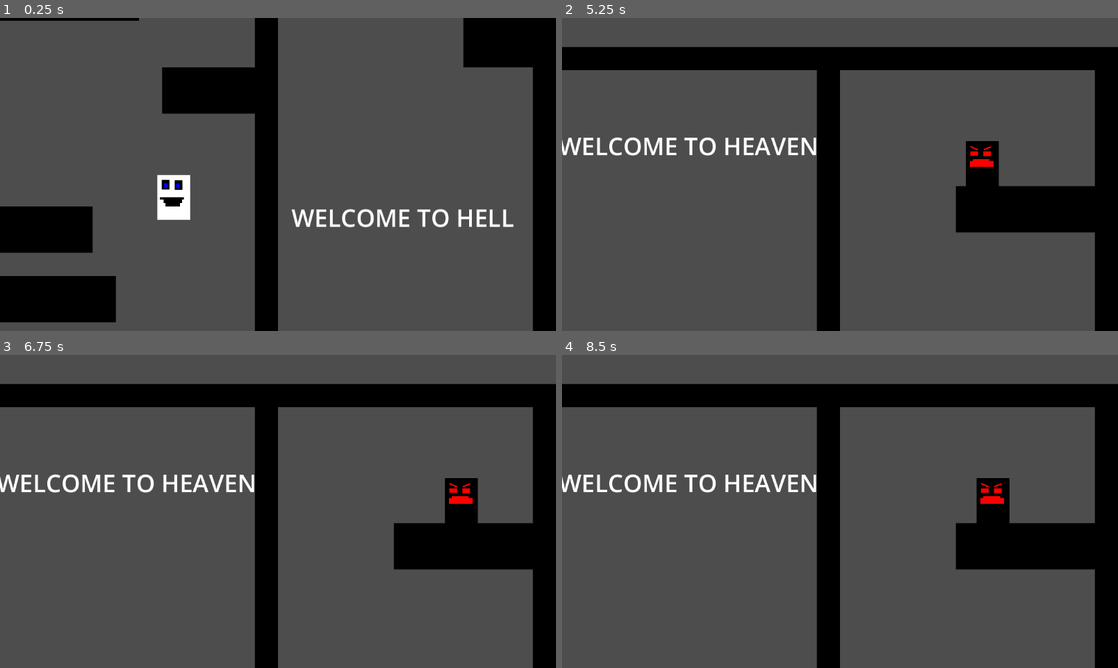
Above: before the commit, frames 1-4 (two rows, left to right).
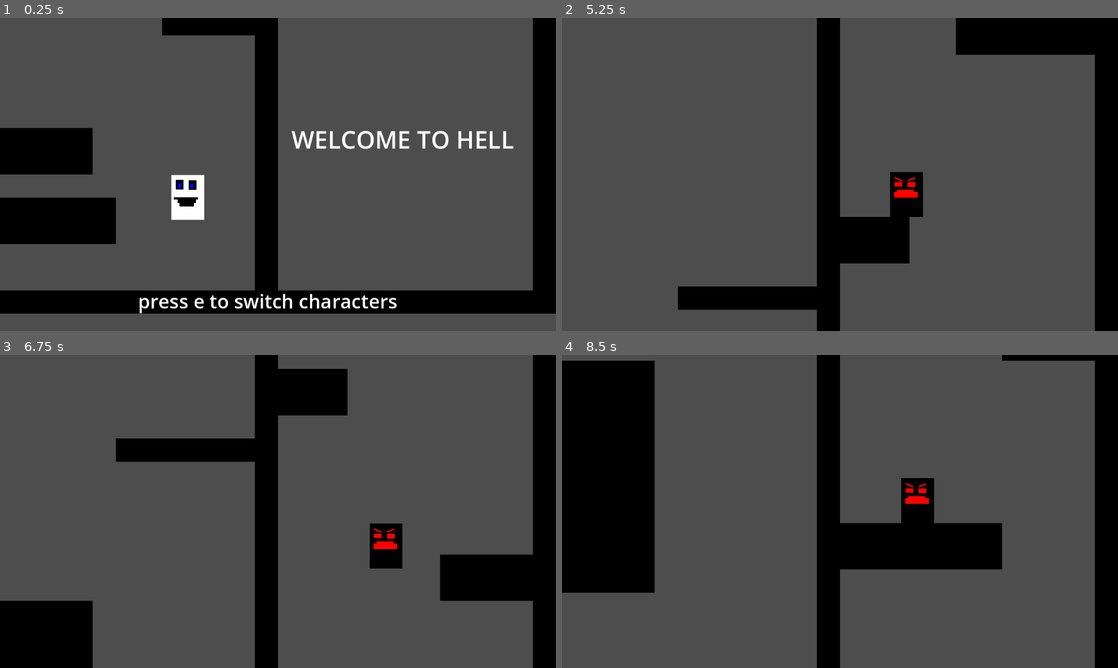
Above: after the commit, the same moments.

Repository: stefiscool/parrallel-platformer
Game: Godot game, scene res://scenes/world.tscn
Two runs of this game, one before a commit and one after it. Both use one fixed random seed, a clock stepped at 60 frames per second and the inputs below.
Inputs:
- Up to frame 1 (0.25 s): no input
- Up to frame 2 (5.25 s): tap E (switch) at 0.5, 0.6, 1.25, 1.35, 2, 2.1, 2.75, 2.85, 3.5, 3.6, 4.25, 4.35, 5.1 s; hold Right (right) 0.53-2.03 s; tap W (jump) at 0.77, 1.52, 3.02, 3.77, 4.52 s; hold A (left) 2.03-2.78 s; hold Right (right) 2.78-4.28 s; hold A (left) 4.28-5.03 s; hold Right (right) from 5.03 s (still down)
- Up to frame 3 (6.75 s): release Right (right) at 5.78 s; hold A (left) from 5.78 s (still down); tap E (switch) at 5.85, 6.6 s; tap W (jump) at 6.02 s
- Up to frame 4 (8.5 s): tap W (jump) at 6.77, 7.52 s; release A (left) at 7.28 s; hold Right (right) from 7.28 s (still down); tap E (switch) at 7.35, 8.1 s

The runs differ from the first frame. In frame 1, 20% of the frame differs, in the area x 0-100%, y 0-100%; in frame 2, 20%; in frame 3, 20%; in frame 4, 26%, in the area x 0-100%, y 0-76%.

Commit message:
Update world.tscn

Diff:
--- a/scenes/world.tscn
+++ b/scenes/world.tscn
@@ -611,10 +611,10 @@
 scale = Vector2(3, 3)
 tile_set = SubResource("TileSet_f7kse")
 format = 2
-layer_0/tile_data = PackedInt32Array(524288, 458752, 7, 5242 …(19937 unchanged characters)… -1966057, 458752, 7, -1900521, 458752, 7)
+layer_0/tile_data = PackedInt32Array(524288, 458752, 7, 5242 …(19937 unchanged characters)… -1966057, 458752, 7, -1900521, 458752, 7, -2031615, 458752, 7, -2031614, 458752, 7, -1966078, 458752, 7, -1966077, 458752, 7, -1966076, 458752, 7, -1966075, 458752, 7, -4587484, 458752, 7, -4521948, 458752, 7, -4456412, 458752, 7, -4390876, 458752, 7, -4325340, 458752, 7, -4259804, 458752, 7, -4194268, 458752, 7, -4128732, 458752, 7, -4063196, 458752, 7, -3997661, 458752, 7, -3932125, 458752, 7, -3866589, 458752, 7, -3801053, 458752, 7, -3735517, 458752, 7, -3669981, 458752, 7, -3604445, 458752, 7, -3538909, 458752, 7)
 
 [node name="Player" parent="." instance=ExtResource("2_rhicg")]
-position = Vector2(409, -8)
+position = Vector2(438, 154)
 
 [node name="Camera2D" type="Camera2D" parent="Player"]
 position = Vector2(242, -32)
@@ -624,7 +624,7 @@
 script = ExtResource("3_7iw7k")
 
 [node name="Secondplayer" parent="." instance=ExtResource("4_shj87")]
-position = Vector2(918, -6094)
+position = Vector2(761, -6023)
 
 [node name="Label" type="Label" parent="."]
 offset_left = 334.0
